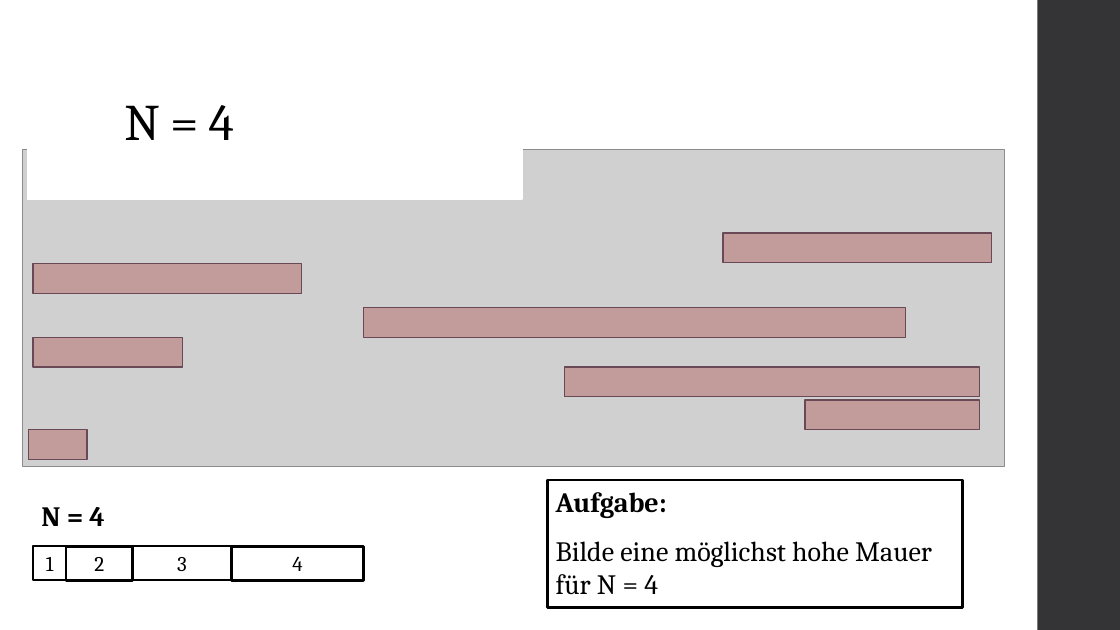
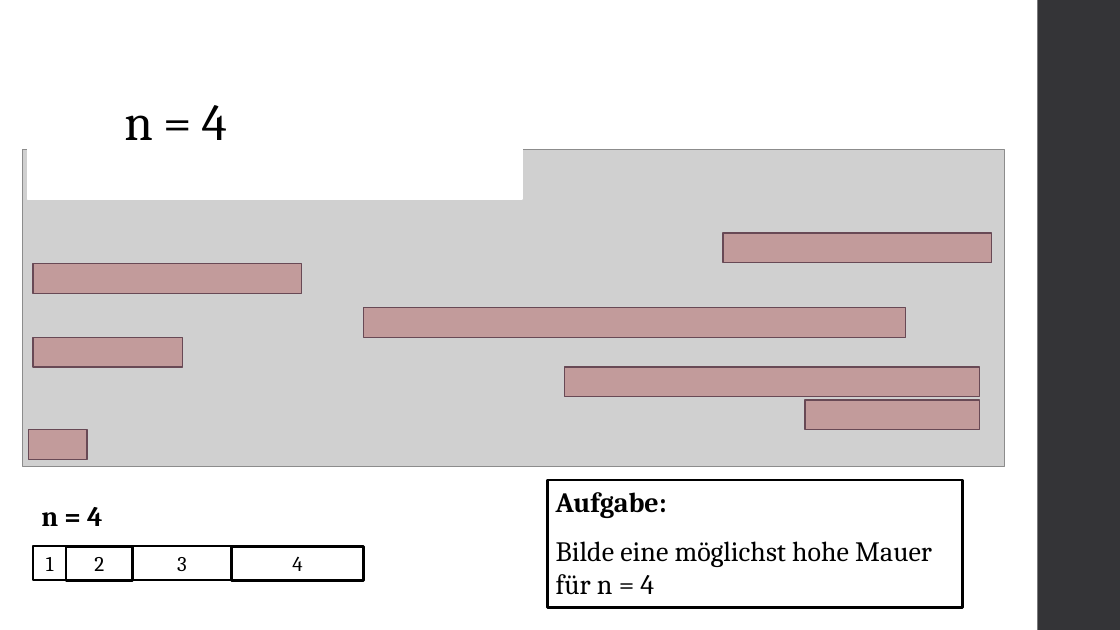
Before and after one commit to atalantus/BwInf36_Runde02, a slide deck: slide 10 of Aufgabe01_Praesentation.pptx. Drawn at 1120x630 pixels with LibreOffice and Linux fonts; fonts in the diff are those of the drawing; grey boxes stand for pictures. Boxes give left, top, right and bottom in pixels: in the first picture for what was removed or moved away, otherwise in the second. Text is boxed around its words. In the diff, an @@ line names an element or a change of style, - is before the commit and + after.

```diff
--- a/Aufgabe01_Praesentation.pptx
+++ b/Aufgabe01_Praesentation.pptx
@@ title at <box>124,105,227,140</box>: text changed @@
-N = 4
+n = 4
@@ text at <box>41,507,102,526</box>: text changed @@
-N = 4
+n = 4
@@ text in rectangle at <box>556,541,932,595</box>: text changed @@
-Bilde eine möglichst hohe Mauer für N = 4
+Bilde eine möglichst hohe Mauer für n = 4
```
Also in this commit, not shown: 8 other slides changed, 7 slides added.
